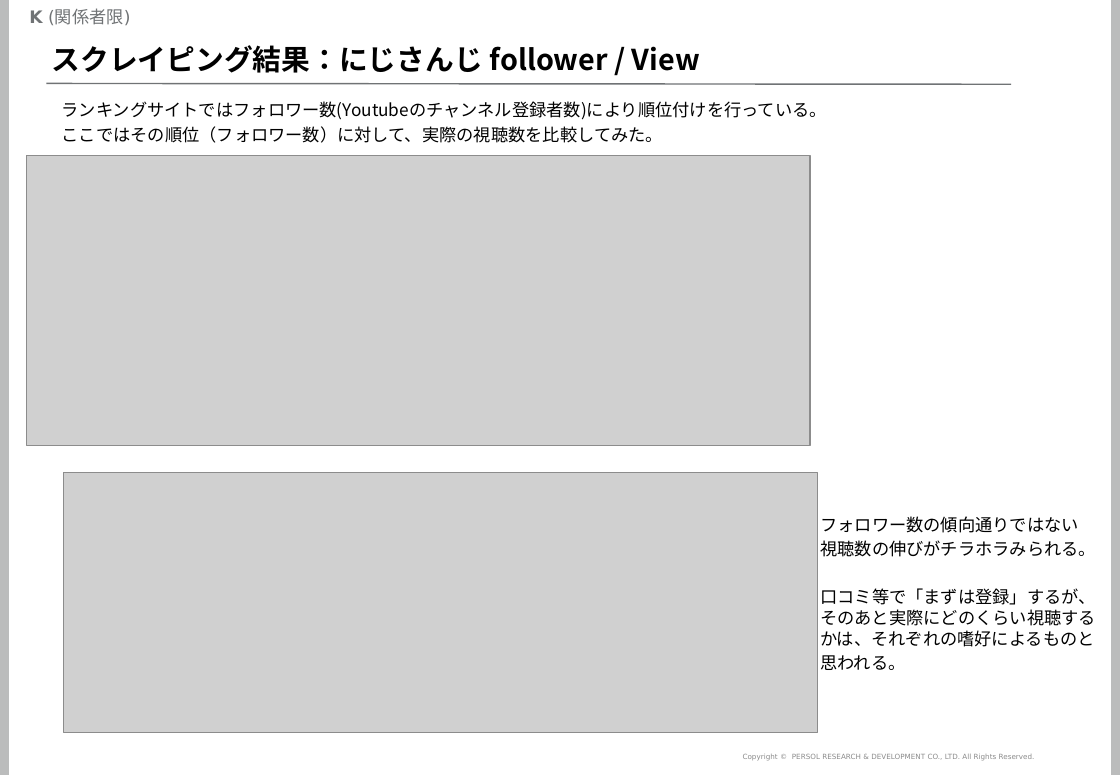
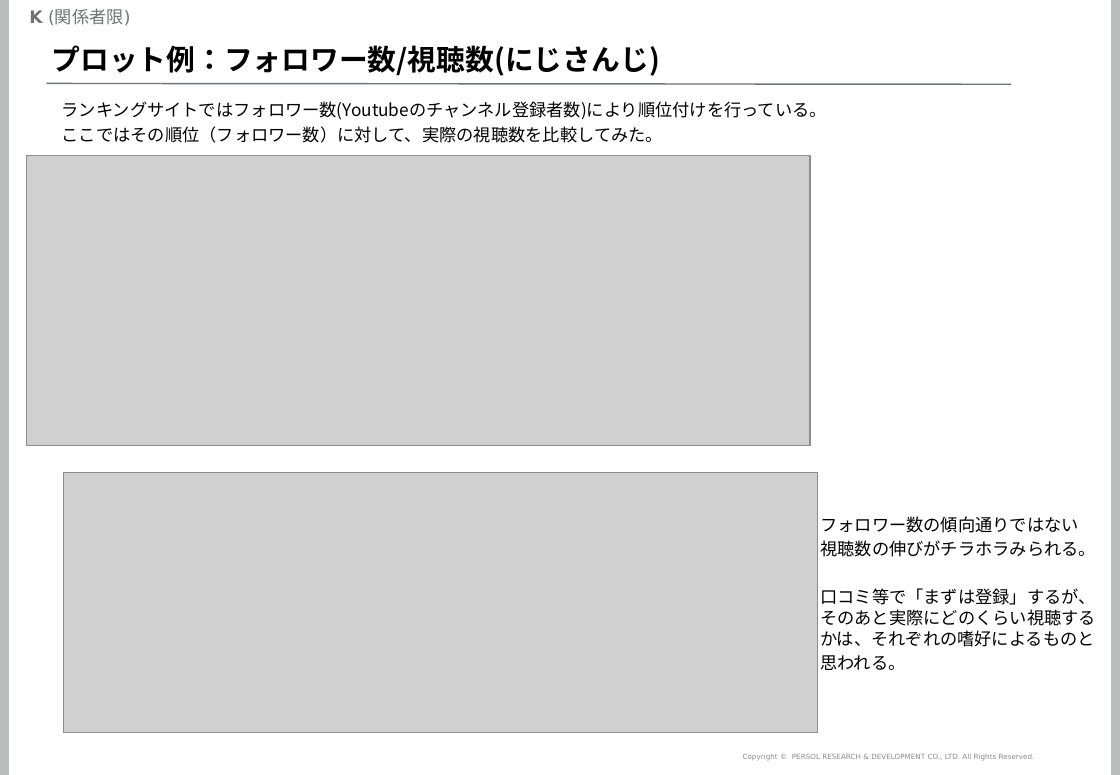
Before and after one commit to mogrodown/python_session, a slide deck: slide 49 of doc/python中級講座_2020.pptx (slide 39 before the commit). Drawn at 1120x775 pixels with LibreOffice and Linux fonts; fonts in the diff are those of the drawing; grey boxes stand for pictures; background and template pictures are left out. Boxes give left, top, right and bottom in pixels: in the first picture for what was removed or moved away, otherwise in the second. Text is boxed around its words. In the diff, an @@ line names an element or a change of style, - is before the commit and + after.

```diff
--- a/doc/python中級講座_2020.pptx
+++ b/doc/python中級講座_2020.pptx
@@ title at (52, 45, 660, 76): text changed @@
-スクレイピング結果：にじさんじ follower / View
+プロット例：フォロワー数/視聴数(にじさんじ)
```
Also in this commit, not shown: 12 other slides changed, 12 slides added, 1 slide removed, 5 other files.
